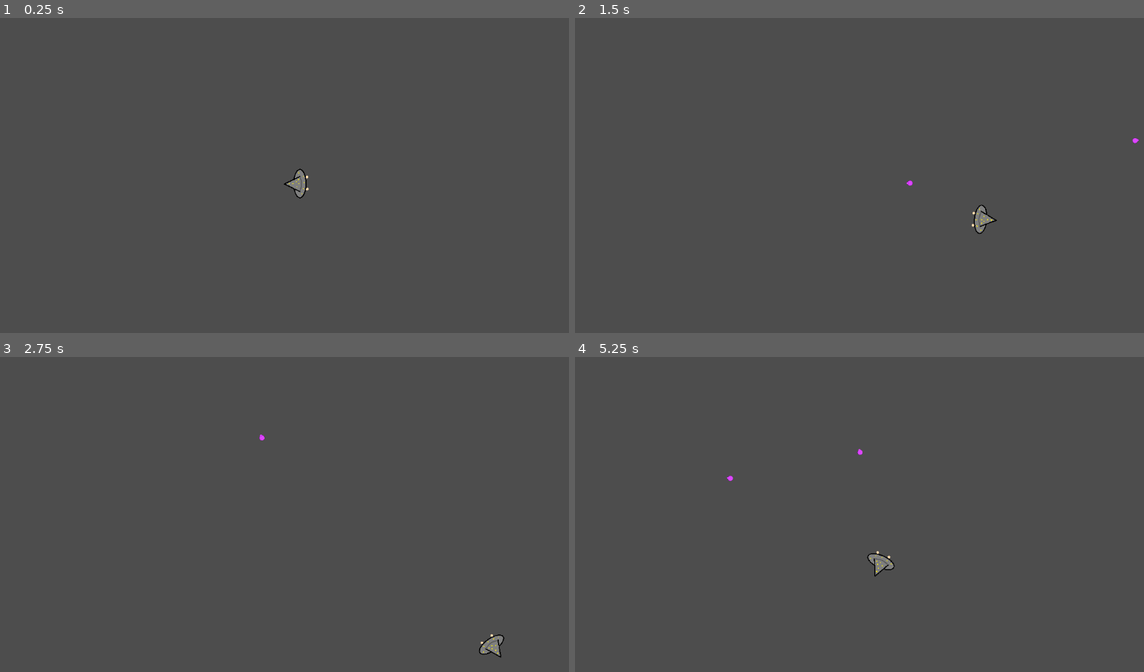
Above: before the commit, frames 1-4 (two rows, left to right).
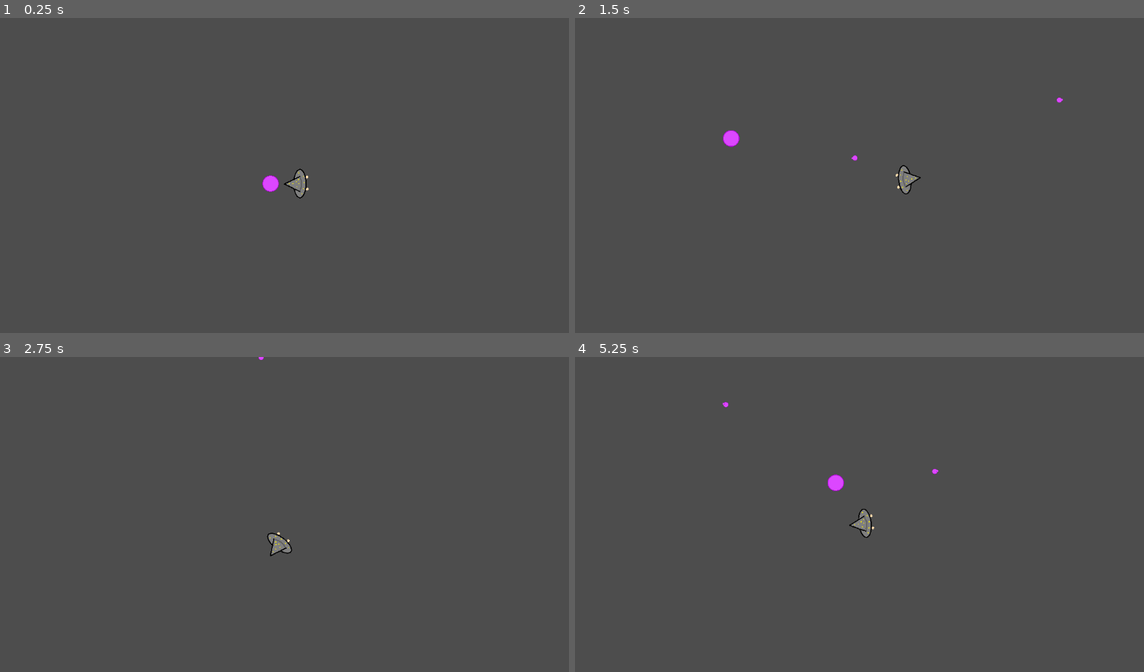
Above: after the commit, the same moments.

Repository: jackf21/Wizard-Battle
Game: Godot game, scene res://Scenes/game.tscn
Same seed, same stepped clock (60 frames per second), same inputs: the game is played once before the commit and once after it.
Inputs (mouse positions are in pixels of both pictures, inside the frame that each line leads up to):
- Up to frame 1 (0.25 s): no input
- Up to frame 2 (1.5 s): tap Enter at 0.5 s; move the mouse to (1001, 166) at 0.52 s; press the mouse at (1001, 166) at 0.53 s; hold D (right) 0.53-1.28 s; move the mouse to (751, 200) at 1.27 s; release the mouse at (751, 200) at 1.28 s; hold S (down) from 1.28 s (still down); click (751, 200) at 1.35 s
- Up to frame 3 (2.75 s): move the mouse to (352, 448) at 2.02 s; release S (down) at 2.03 s; press the mouse at (352, 448) at 2.03 s; hold D (right) from 2.03 s (still down)
- Up to frame 4 (5.25 s): move the mouse to (842, 590) at 2.77 s; release D (right) at 2.78 s; release the mouse at (842, 590) at 2.78 s; hold W (up) 2.78-3.53 s; click (842, 590) at 2.85 s; move the mouse to (1047, 571) at 3.52 s; press the mouse at (1047, 571) at 3.53 s; hold A (left) 3.53-5.03 s; move the mouse to (694, 473) at 4.27 s; release the mouse at (694, 473) at 4.28 s; click (694, 473) at 4.35 s; move the mouse to (899, 523) at 5.02 s; press the mouse at (899, 523) at 5.03 s; hold S (down) from 5.03 s (still down)

The runs differ from the first frame. In frame 1, 0.1% of the frame differs, in the area x 46-50%, y 49-56%; in frame 2, 0.6%; in frame 3, 0.4%; in frame 4, 0.6%, in the area x 25-64%, y 14-70%.

Commit message:
Fixed wierd camera behaviour

Diff:
--- a/Scenes/game.tscn
+++ b/Scenes/game.tscn
@@ -1,8 +1,9 @@
-[gd_scene load_steps=4 format=3 uid="uid://clxfwlhgk63d8"]
+[gd_scene load_steps=5 format=3 uid="uid://clxfwlhgk63d8"]
 
 [ext_resource type="PackedScene" uid="uid://vgy005rvxxi" path="res://Scenes/player.tscn" id="1_ft8jb"]
 [ext_resource type="Script" path="res://Scripts/Game Manager.gd" id="1_rrp21"]
 [ext_resource type="Script" path="res://Scripts/Camera.gd" id="3_em3e6"]
+[ext_resource type="Texture2D" uid="uid://cpq1jr221tjgj" path="res://Assets/Magic Projectile.png" id="4_kiibi"]
 
 [node name="Node2D" type="Node2D"]
 
@@ -12,6 +13,10 @@
 [node name="Player" parent="." instance=ExtResource("1_ft8jb")]
 
 [node name="Camera2D" type="Camera2D" parent="." node_paths=PackedStringArray("player")]
-position_smoothing_enabled = true
 script = ExtResource("3_em3e6")
 player = NodePath("../Player")
+
+[node name="Sprite2D" type="Sprite2D" parent="."]
+position = Vector2(-48, 0)
+scale = Vector2(0.32, 0.32)
+texture = ExtResource("4_kiibi")
--- a/Scripts/Camera.gd
+++ b/Scripts/Camera.gd
@@ -1,10 +1,9 @@
 extends Camera2D
 
 @export var player: CharacterBody2D
-const SMOOTH_SPEED: float = 5
 
 func _process(_delta):
 	var mouse_pos := get_global_mouse_position()
-
-	var desired_pos := player.position / 4 + mouse_pos / 4
+	var dist_to_mouse := mouse_pos - player.position
+	var desired_pos := player.position + dist_to_mouse / 4
 	position = desired_pos
--- a/Scripts/Player.gd
+++ b/Scripts/Player.gd
@@ -8,7 +8,7 @@
 @onready var face = $Face
 
 func _input(event):
-	if event.is_action("shoot_primary") and shoot_ready:
+	if event.is_action_pressed("shoot_primary") and shoot_ready:
 		shoot_ready = false
 		var basic_projectile = BASIC_PROJECTILE.instantiate()
 		get_parent().add_child(basic_projectile)
